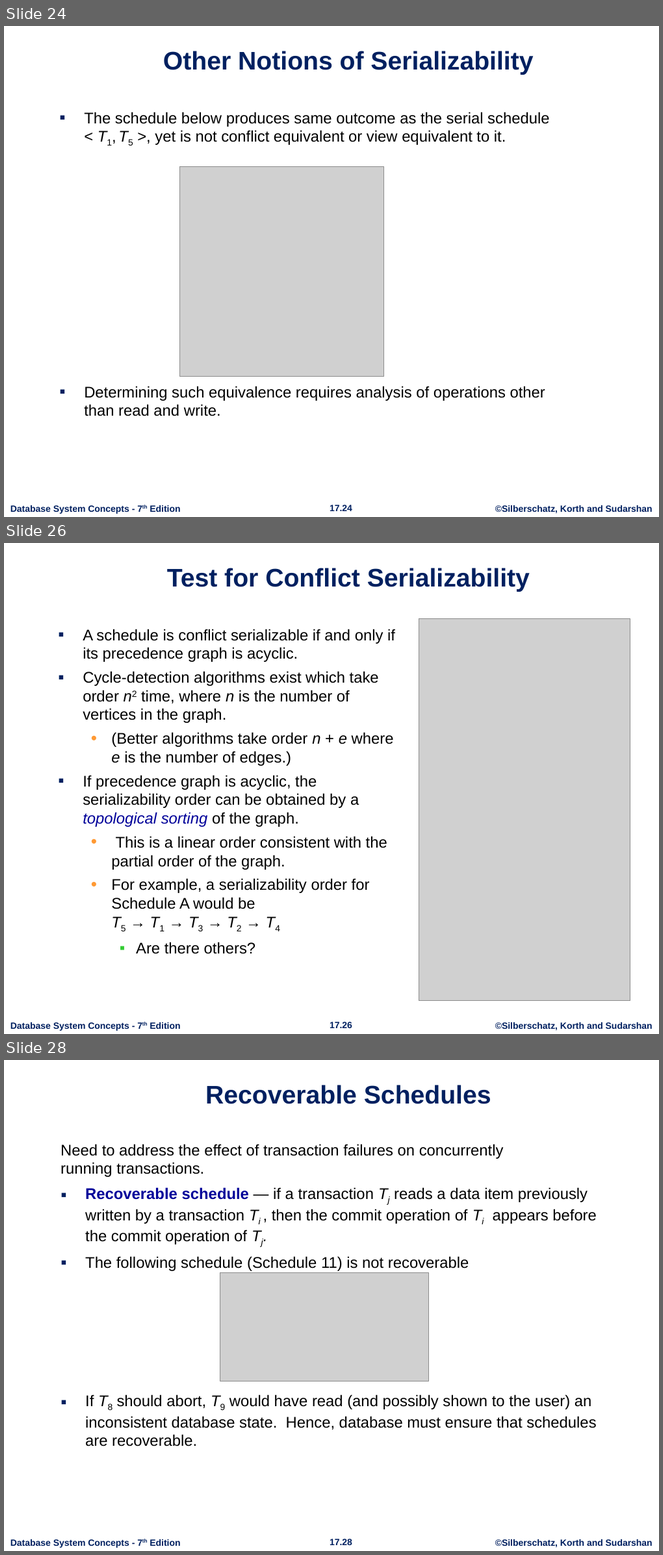
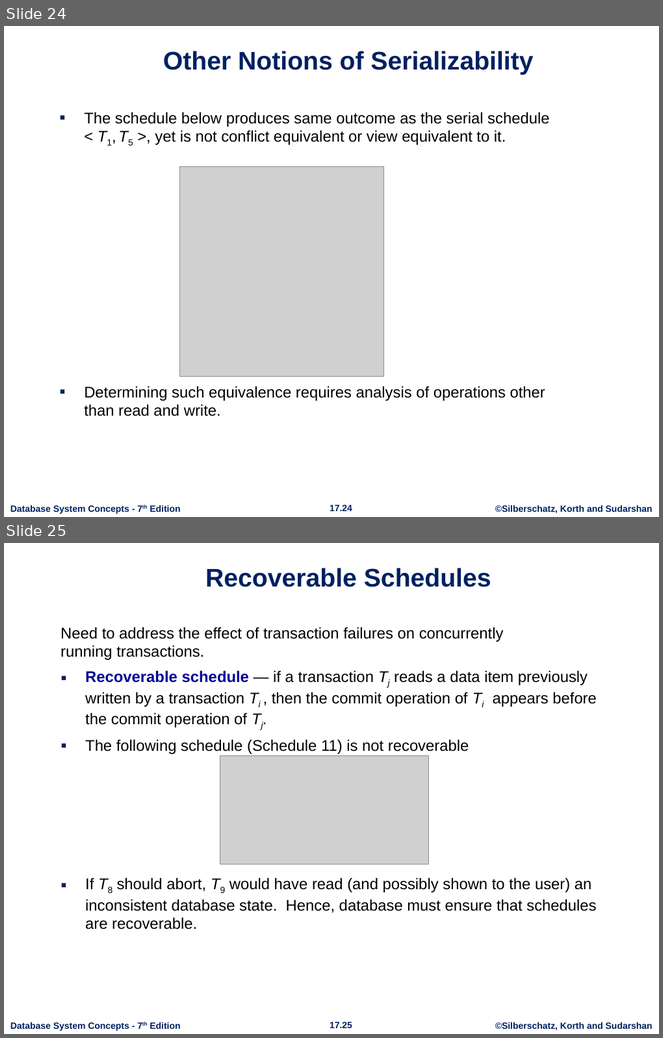
Before and after one commit to rahulgotrekiya/clg-backup, a slide deck: rdbms/SQL Plus/RDBMS_Sem-1/Unit-5/ch17-Transaction.pptx. Shown one above the other, each under a label of ours: slides 24, 26 and 28 before the commit, slides 24 and 25 after it; the slides between them are not shown. The pictures are 663x1555 and 663x1038 pixels, drawn with LibreOffice and Linux fonts; fonts in the diff are those of the drawing; grey boxes stand for pictures; background and template pictures are left out. Boxes give left, top, right and bottom in pixels: in the first picture for what was removed or moved away, otherwise in the second. Text is boxed around its words. In the diff, an @@ line names an element or a change of style, - is before the commit and + after.

```diff
--- a/rdbms/SQL Plus/RDBMS_Sem-1/Unit-5/ch17-Transaction.pptx
+++ b/rdbms/SQL Plus/RDBMS_Sem-1/Unit-5/ch17-Transaction.pptx
@@ slide 26 removed at (4, 543, 659, 1034), background #FFFFFF; not listed: 3 template elements that a slide beside it also shows @@
@@ title removed at (167, 568, 530, 592) @@
-Test for Conflict Serializability
@@ picture removed at (419, 618, 631, 1001) @@
@@ text removed at (83, 629, 395, 954) @@
-▪ A schedule is conflict serializable if and only if its precedence graph is acyclic.
-▪ Cycle-detection algorithms exist which take order n2 time, where n is the number of vertices in the graph.
-  • (Better algorithms take order n + e where e is the number of edges.)
-▪ If precedence graph is acyclic, the serializability order can be obtained by a topological sorting of the graph.
-  • This is a linear order consistent with the partial order of the graph.
-  • For example, a serializability order for Schedule A would be
-    T5 → T1 → T3 → T2 → T4
-    ▪ Are there others?
@@ what was slide 28 is now slide 25 @@
@@ page number at (330, 1022, 352, 1029): text changed @@
-17.28
+17.25
```
Also in this commit, not shown: 5 other slides removed, 36 other files.
